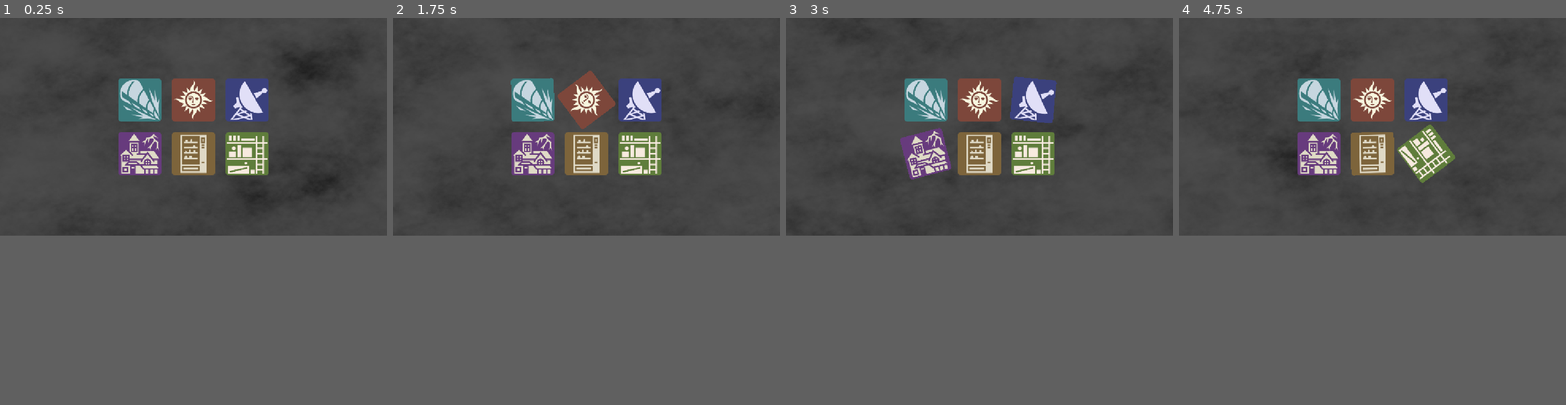
Above: before the commit, frames 1-4 (left to right).
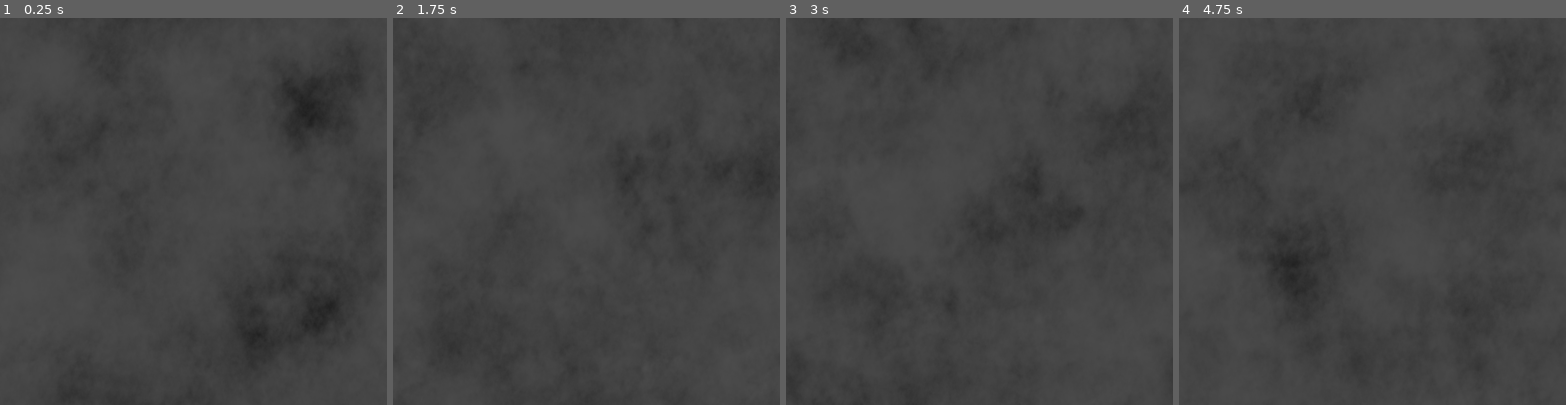
Above: after the commit, the same moments.

Repository: benDOTbjq/GMTK-2026
Game: Godot game, scene res://code/main_scene/main.tscn
Same seed, same stepped clock (60 frames per second), same inputs: the game is played once before the commit and once after it.
Inputs (mouse positions are in pixels of both pictures, inside the frame that each line leads up to):
- Up to frame 1 (0.25 s): no input
- Up to frame 2 (1.75 s): click (532, 99) at 0.52 s; click (586, 99) at 1.27 s
- Up to frame 3 (3 s): click (1033, 99) at 2.02 s; click (925, 153) at 2.77 s
- Up to frame 4 (4.75 s): click (1372, 153) at 3.52 s; click (1426, 153) at 4.27 s
The window is 800x450 before the commit and 800x800 after it. Grey fills any space a smaller window leaves; there, only what the larger window draws over its background counts as a difference.

The runs differ from the first frame. In frame 1, 8.9% of the frame differs, in the area x 30-88%, y 9-86%; in frame 2, 7.4%; in frame 3, 7.4%; in frame 4, 7.8%.

Commit message:
export preset

Diff:
--- a/project.godot
+++ b/project.godot
@@ -16,6 +16,8 @@
 
 [display]
 
+window/size/viewport_width=1
+window/size/viewport_height=1
 window/stretch/mode="canvas_items"
 window/stretch/aspect="expand"
 
Not shown, added: export_presets.cfg
Not shown, changed: .gitignore
